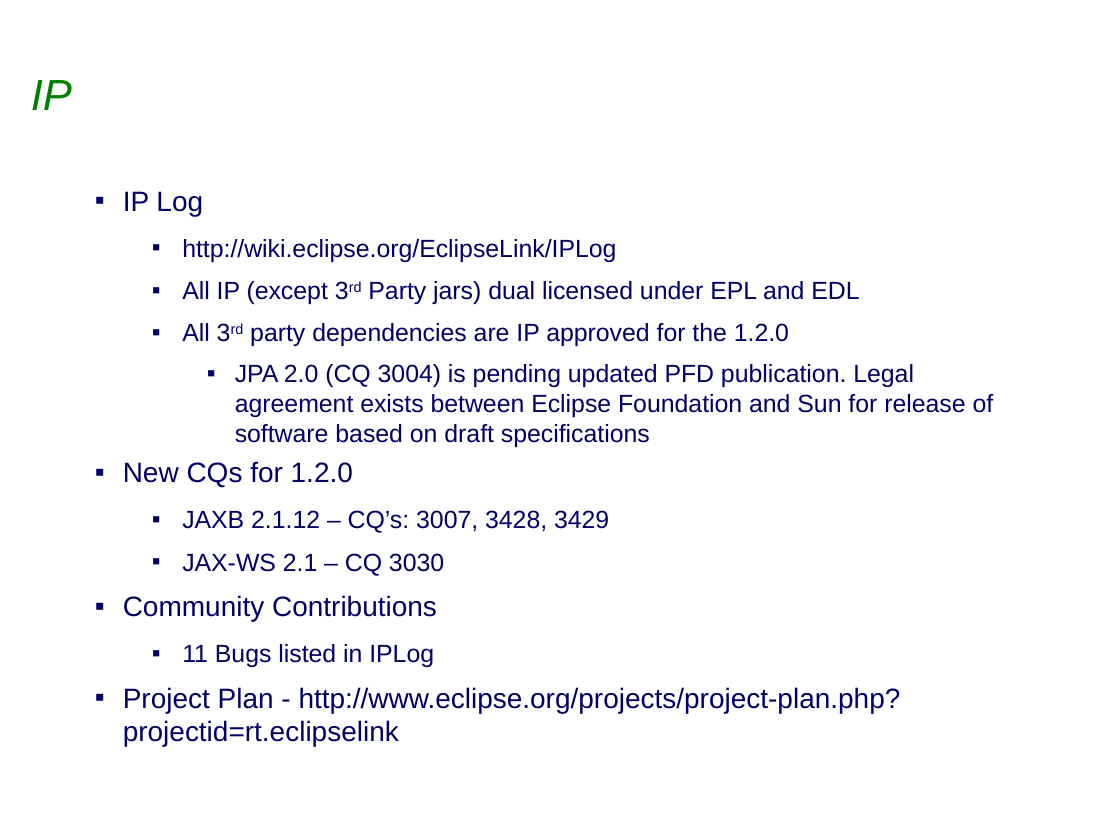
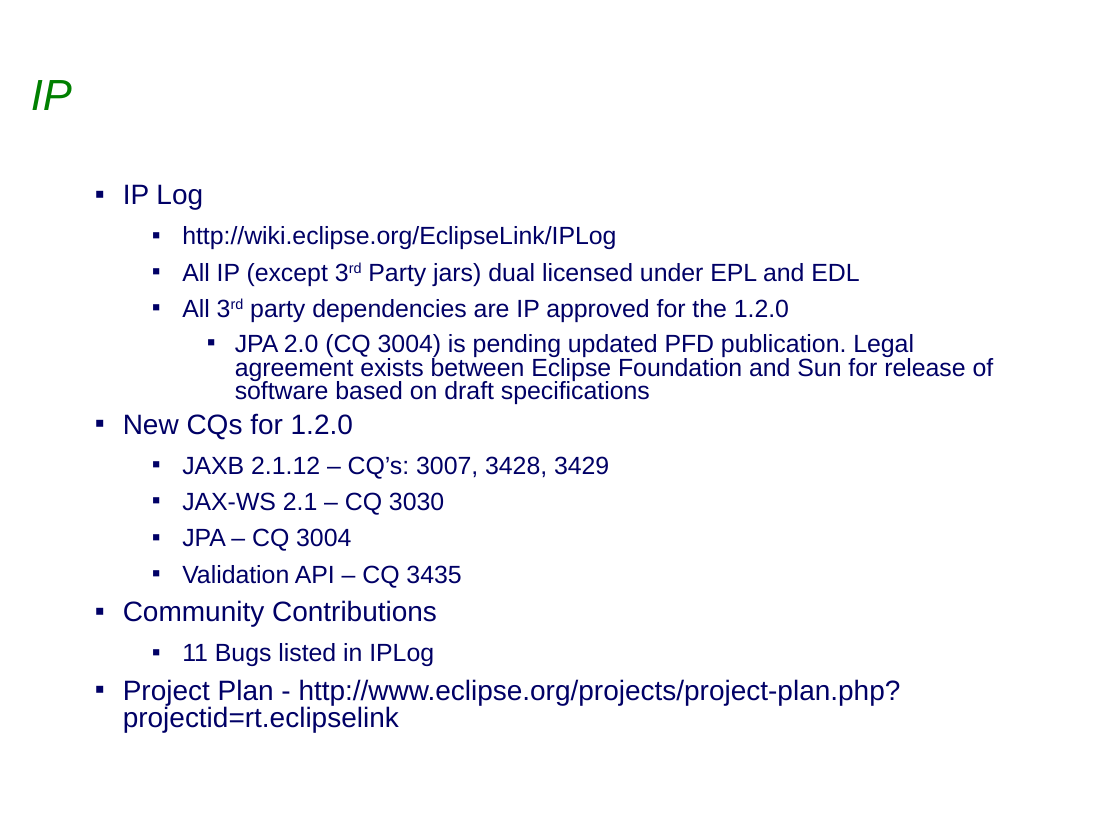
Before and after one commit to bfg-repo-cleaner-demos/eclipselink.runtime-bfg-strip-big-blobs, a slide deck: slide 14 of project-admin/Eclipselink_1.2.0_Release_Review.ppt. Drawn at 1120x840 pixels with LibreOffice and Linux fonts; fonts in the diff are those of the drawing; background and template pictures are left out. Boxes give left, top, right and bottom in pixels: in the first picture for what was removed or moved away, otherwise in the second. Text is boxed around its words. In the diff, an @@ line names an element or a change of style, - is before the commit and + after.

```diff
--- a/project-admin/Eclipselink_1.2.0_Release_Review.ppt
+++ b/project-admin/Eclipselink_1.2.0_Release_Review.ppt
@@ text at (123, 184, 994, 732): line spacing 1 to 0.8 @@
@@ text at (182, 528, 461, 588): paragraphs added @@
+  ▪ JPA – CQ 3004
+  ▪ Validation API – CQ 3435
```
Also in this commit, not shown: 3 other slides changed.
